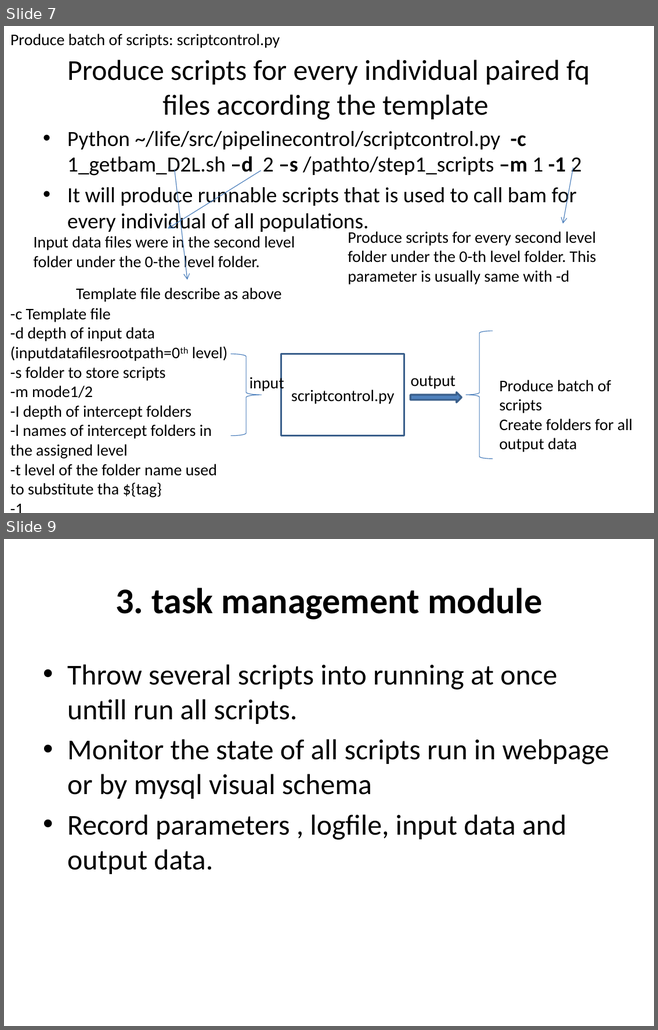
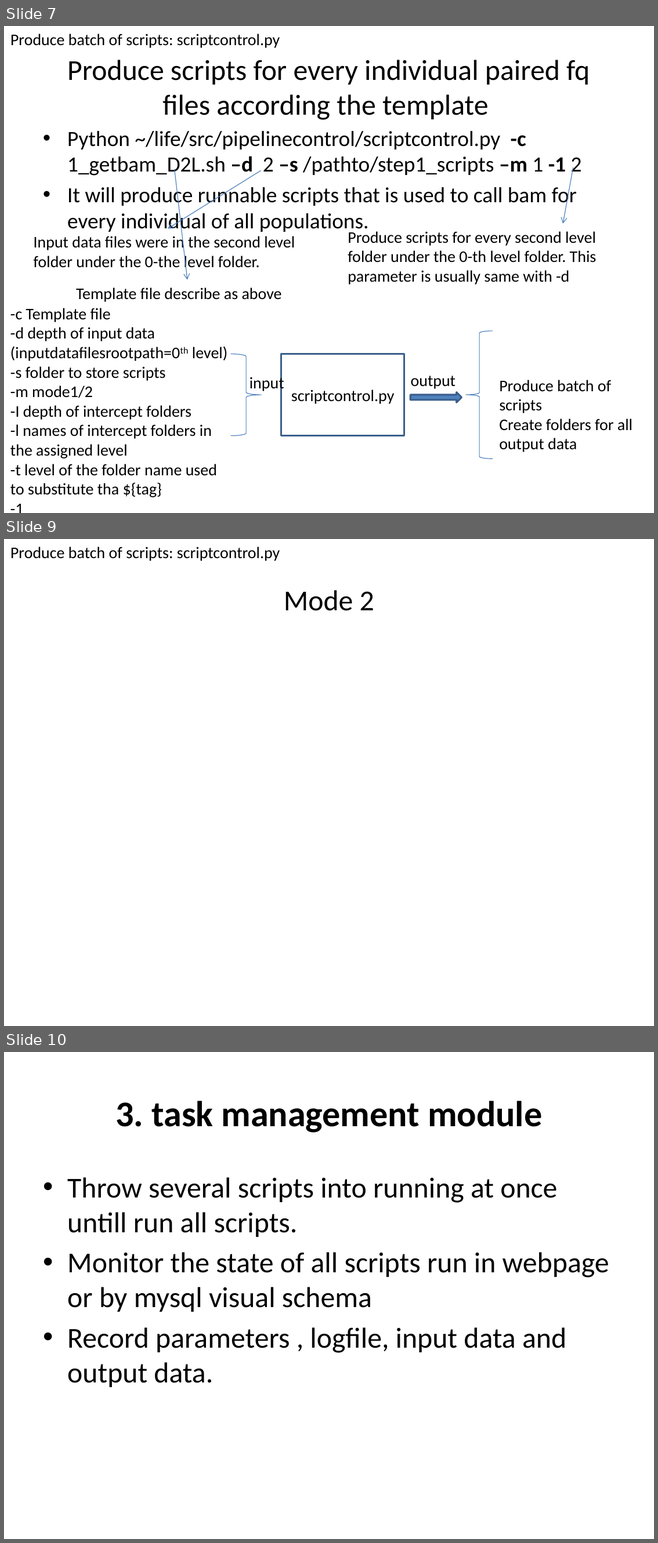
Before and after one commit to vitogump/lifelit, a slide deck: userGuide.pptx. Shown one above the other, each under a label of ours: slides 7 and 9 before the commit, slides 7, 9 and 10 after it; the slides between them are not shown. The pictures are 658x1030 and 658x1543 pixels, drawn with LibreOffice and Linux fonts; fonts in the diff are those of the drawing. Boxes give left, top, right and bottom in pixels: in the first picture for what was removed or moved away, otherwise in the second. Text is boxed around its words. In the diff, an @@ line names an element or a change of style, - is before the commit and + after.

Commit message:
described four module and scriptcontrol.py for mode 1 Detectsignalacrossgenome_master.py config.properties file bootstrapdadisimulation.py and CatalogSNP_getAAseq_CDSseq.py

```diff
--- a/userGuide.pptx
+++ b/userGuide.pptx
@@ slide 9 added at [4, 539, 654, 1026], background #FFFFFF @@
@@ text added at [10, 547, 280, 561], 18 pt, text #000000 @@
+Produce batch of scripts: scriptcontrol.py
@@ title added at [284, 590, 374, 611], 32 pt, text #000000 @@
+Mode 2
@@ what was slide 9 is now slide 10 @@
```
Also in this commit, not shown: 2 slides changed.
